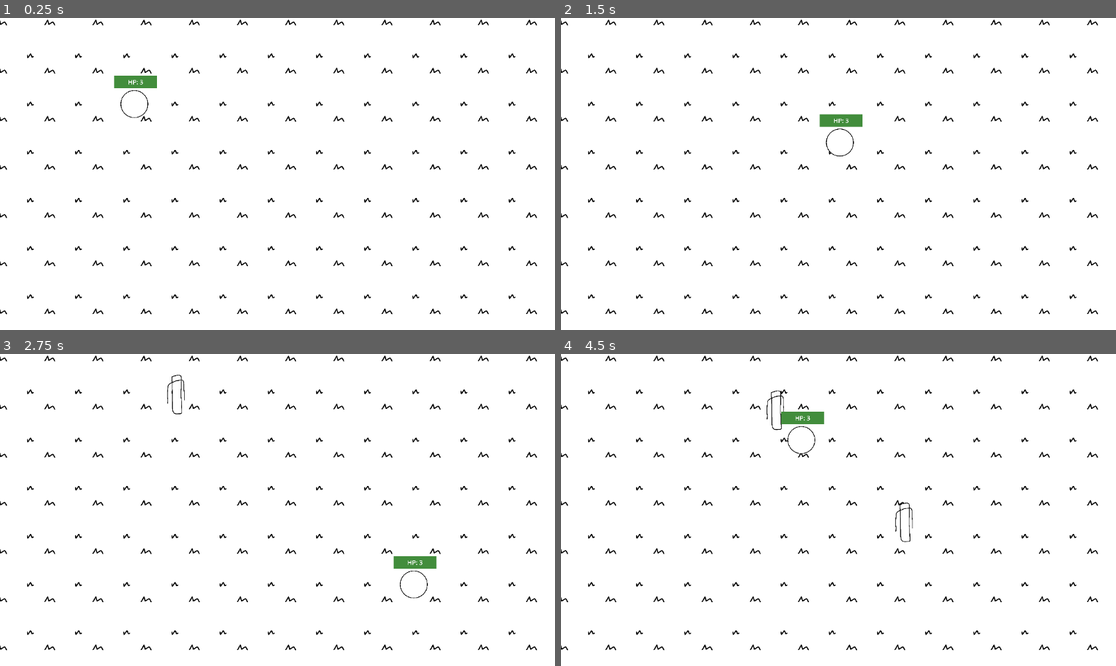
Above: before the commit, frames 1-4 (two rows, left to right).
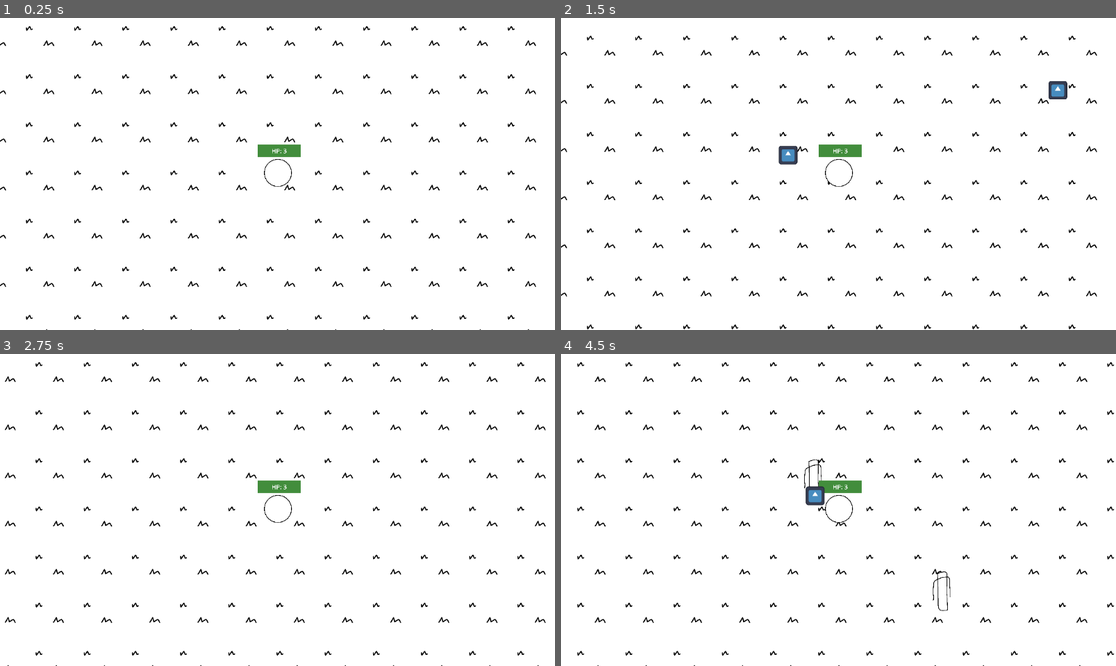
Above: after the commit, the same moments.

Repository: limxuankai/CDA_GAME
Game: Godot game, scene res://world.tscn
Two runs of this game, one before a commit and one after it. Both use one fixed random seed, a clock stepped at 60 frames per second and the inputs below. The engine's default icon, where the game draws it, is replaced by a stand-in: a white triangle on a blue panel in a dark square.
Inputs (mouse positions are in pixels of both pictures, inside the frame that each line leads up to):
- Up to frame 1 (0.25 s): no input
- Up to frame 2 (1.5 s): tap Enter at 0.5 s; move the mouse to (960, 158) at 0.52 s; press the mouse at (960, 158) at 0.53 s; hold D (right) 0.53-1.28 s; move the mouse to (727, 189) at 1.27 s; release the mouse at (727, 189) at 1.28 s; hold S (down) from 1.28 s (still down); click (727, 189) at 1.35 s
- Up to frame 3 (2.75 s): move the mouse to (333, 441) at 2.02 s; release S (down) at 2.03 s; press the mouse at (333, 441) at 2.03 s; hold D (right) from 2.03 s (still down)
- Up to frame 4 (4.5 s): move the mouse to (810, 572) at 2.77 s; release D (right) at 2.78 s; release the mouse at (810, 572) at 2.78 s; hold W (up) 2.78-3.53 s; click (810, 572) at 2.85 s; move the mouse to (1005, 556) at 3.52 s; press the mouse at (1005, 556) at 3.53 s; hold A (left) from 3.53 s (still down); move the mouse to (672, 463) at 4.27 s; release the mouse at (672, 463) at 4.28 s; click (672, 463) at 4.35 s

The runs differ from the first frame. In frame 1, 4.8% of the frame differs, in the area x 0-97%, y 0-100%; in frame 2, 5.2%; in frame 3, 4.9%; in frame 4, 5.4%, in the area x 0-100%, y 0-100%.

Commit message:
bullet + fixed camera

Diff:
--- /dev/null
+++ b/code/bullet.gd
@@ -0,0 +1,15 @@
+extends Area2D
+
+@export var speed = 800
+var direction = Vector2.ZERO
+
+func _process(delta):
+	position += direction * speed * delta
+
+func _on_body_entered(body):
+	if body.is_in_group("enemy"):
+		body.take_damage(1)
+		queue_free()
+
+func _on_visible_on_screen_notifier_2d_screen_exited():
+	queue_free()
--- /dev/null
+++ b/code/bullet.tscn
@@ -0,0 +1,21 @@
+[gd_scene load_steps=4 format=3 uid="uid://waryqm2e8et3"]
+
+[ext_resource type="Script" uid="uid://da7aif3nslfm8" path="res://bullet.gd" id="1_v8qja"]
+[ext_resource type="Texture2D" uid="uid://b3a6n0yh46e3b" path="res://icon.svg" id="2_t4vbm"]
+
+[sub_resource type="RectangleShape2D" id="RectangleShape2D_v8qja"]
+size = Vector2(36, 36)
+
+[node name="bullet" type="Area2D"]
+script = ExtResource("1_v8qja")
+
+[node name="Sprite2D" type="Sprite2D" parent="."]
+scale = Vector2(0.3, 0.3)
+texture = ExtResource("2_t4vbm")
+
+[node name="CollisionShape2D" type="CollisionShape2D" parent="."]
+shape = SubResource("RectangleShape2D_v8qja")
+
+[node name="VisibleOnScreenNotifier2D" type="VisibleOnScreenNotifier2D" parent="."]
+
+[connection signal="body_entered" from="." to="." method="_on_body_entered"]
--- a/code/enemy.gd
+++ b/code/enemy.gd
@@ -1,12 +1,19 @@
 extends CharacterBody2D
 
+var health = 3
 var SPEED = 50.0
 @onready var player = get_tree().get_first_node_in_group("player")
 
 func _ready():
+	add_to_group("enemy")
 	motion_mode = CharacterBody2D.MOTION_MODE_FLOATING
 
 func _physics_process(_delta):
 	var direction = global_position.direction_to(player.global_position)
 	velocity = direction*SPEED
 	move_and_slide()
+
+func take_damage(amount):
+	health -= amount
+	if health <= 0:
+		queue_free()
--- a/code/enemy.tscn
+++ b/code/enemy.tscn
@@ -10,20 +10,20 @@
 [sub_resource type="RectangleShape2D" id="RectangleShape2D_iifgy"]
 size = Vector2(38, 158)
 
-[node name="enemy" type="CharacterBody2D" unique_id=1807068987]
+[node name="enemy" type="CharacterBody2D" groups=["enemy"]]
 scale = Vector2(0.5, 0.5)
 script = ExtResource("1_4gyqm")
 
-[node name="Sprite2D" type="Sprite2D" parent="." unique_id=383288026]
+[node name="Sprite2D" type="Sprite2D" parent="."]
 scale = Vector2(0.4, 0.4)
 texture = ExtResource("2_qi2p4")
 
-[node name="CollisionShape2D" type="CollisionShape2D" parent="." unique_id=2135959337]
+[node name="CollisionShape2D" type="CollisionShape2D" parent="."]
 position = Vector2(4, 4)
 scale = Vector2(0.5, 0.5)
 shape = SubResource("RectangleShape2D_7k104")
 
-[node name="hitbox" parent="." unique_id=469629053 instance=ExtResource("3_qi2p4")]
+[node name="hitbox" parent="." instance=ExtResource("3_qi2p4")]
 
 [node name="CollisionShape2D" parent="hitbox" index="0"]
 position = Vector2(5, 3)
--- a/code/player.gd
+++ b/code/player.gd
@@ -3,6 +3,9 @@
 var SPEED = 400.0
 const MAX_HP = 3
 var HP = MAX_HP
+@export var bullet = load("res://bullet.tscn")
+
+@onready var gun_tip = $GunTip
 
 func _ready():
 	add_to_group("player")
@@ -10,7 +13,21 @@
 	$"Health Bar".max_value = MAX_HP
 	$hurtbox.hurt.connect(_on_hit)
 	motion_mode = CharacterBody2D.MOTION_MODE_FLOATING
+	$Camera2D.enabled = true
 
+func _physics_process(_delta):
+	movement()
+
+func _input(event):
+	if event.is_action_pressed("shoot"):
+		shoot()
+
+func shoot():
+	var bullet = bullet.instantiate()
+	get_tree().current_scene.add_child(bullet)
+	bullet.global_position = gun_tip.global_position
+	var dir = (get_global_mouse_position() - gun_tip.global_position).normalized()
+	bullet.direction = dir
 
 func update_health_ui():
 	$"Health Bar/Health Label".text = "HP: %s" % HP
@@ -27,9 +44,6 @@
 func _restart_game():
 	get_tree().reload_current_scene()
 
-func _physics_process(_delta):
-	movement()
-
 func movement():
 	var x_mov = Input.get_action_strength("right") - Input.get_action_strength("left")
 	var y_mov = Input.get_action_strength("down") - Input.get_action_strength("up")
--- a/code/player.tscn
+++ b/code/player.tscn
@@ -1,9 +1,8 @@
-[gd_scene load_steps=9 format=3 uid="uid://b4nl7g48xkxsh"]
+[gd_scene load_steps=8 format=3 uid="uid://b4nl7g48xkxsh"]
 
 [ext_resource type="Script" uid="uid://c3u5w6wyg2bnt" path="res://player.gd" id="1_onrkg"]
 [ext_resource type="Texture2D" uid="uid://n4k6fpyfuk4p" path="res://plauer.png" id="2_i3pqv"]
 [ext_resource type="PackedScene" uid="uid://ciob4plo40dkc" path="res://hurtbox.tscn" id="3_i3pqv"]
-[ext_resource type="PackedScene" uid="uid://cx3kn085ygnru" path="res://projectile.tscn" id="4_hqtel"]
 
 [sub_resource type="CircleShape2D" id="CircleShape2D_4flbx"]
 radius = 252.28555
@@ -21,9 +20,6 @@
 position = Vector2(278, 181)
 scale = Vector2(0.2, 0.2)
 script = ExtResource("1_onrkg")
-
-[node name="projectile" parent="." instance=ExtResource("4_hqtel")]
-scale = Vector2(0.99999994, 0.99999994)
 
 [node name="Sprite2D" type="Sprite2D" parent="."]
 texture = ExtResource("2_i3pqv")
@@ -59,4 +55,9 @@
 text = "HP:"
 horizontal_alignment = 1
 
+[node name="GunTip" type="Marker2D" parent="."]
+position = Vector2(4.9999995, -4.9999995)
+
+[node name="Camera2D" type="Camera2D" parent="."]
+
 [editable path="hurtbox"]
--- a/code/projectile.gd
+++ /dev/null
@@ -1,31 +0,0 @@
-extends Node2D
-
-
-"""
-var level = 1
-var hp = 1
-var speed = 100
-var damage = 1
-var attack_size = 1.0
-
-var target = Vector2.ZERO
-var angle = Vector2.ZERO
-
-@onready var player = get_tree().get_first_node_in_group("player")
-@onready var enemy = get_tree().get_first_node_in_group("enemy")
-
-func _ready():
-	angle = global_position.direction_to(target)
-	rotation = angle.angle() + deg_to_rad(135)
-	match level:
-		1:
-			hp = 1
-			speed = 100
-			damage =  1
-			attack_size= 1
-
-func _physics_process(delta: float) -> void:
-	var direction = global_position.direction_to(player.global_position)
-	var velocity = angle * speed
-	move_and_slide()
-"""
--- a/code/projectile.tscn
+++ /dev/null
@@ -1,21 +0,0 @@
-[gd_scene load_steps=0 format=3 uid="uid://cx3kn085ygnru"]
-
-[ext_resource type="Script" uid="uid://detucwjkqavsj" path="res://projectile.gd" id="1_qxf0c"]
-[ext_resource type="Texture2D" uid="uid://d1rq0167usxnb" path="res://projectile.png" id="2_dgwo2"]
-
-[sub_resource type="RectangleShape2D" id="RectangleShape2D_sxmqc"]
-size = Vector2(62, 60)
-
-[node name="projectile" type="Node2D" unique_id=274380989]
-script = ExtResource("1_qxf0c")
-
-[node name="Sprite2D" type="Sprite2D" parent="." unique_id=38231083]
-position = Vector2(32, 28)
-scale = Vector2(6.292501, 5.5422616)
-texture = ExtResource("2_dgwo2")
-
-[node name="CollisionShape2D" type="CollisionShape2D" parent="." unique_id=698149220]
-position = Vector2(33, 28)
-shape = SubResource("RectangleShape2D_sxmqc")
-
-[node name="Timer" type="Timer" parent="." unique_id=1901158470]
Not shown, added: code/bullet.gd.uid
Not shown: 1 places in code/enemy.tscn that only renumber resources
Not shown, removed: code/projectile.gd.uid
Binary file removed: code/projectile.png
Not shown, removed: code/projectile.png.import
